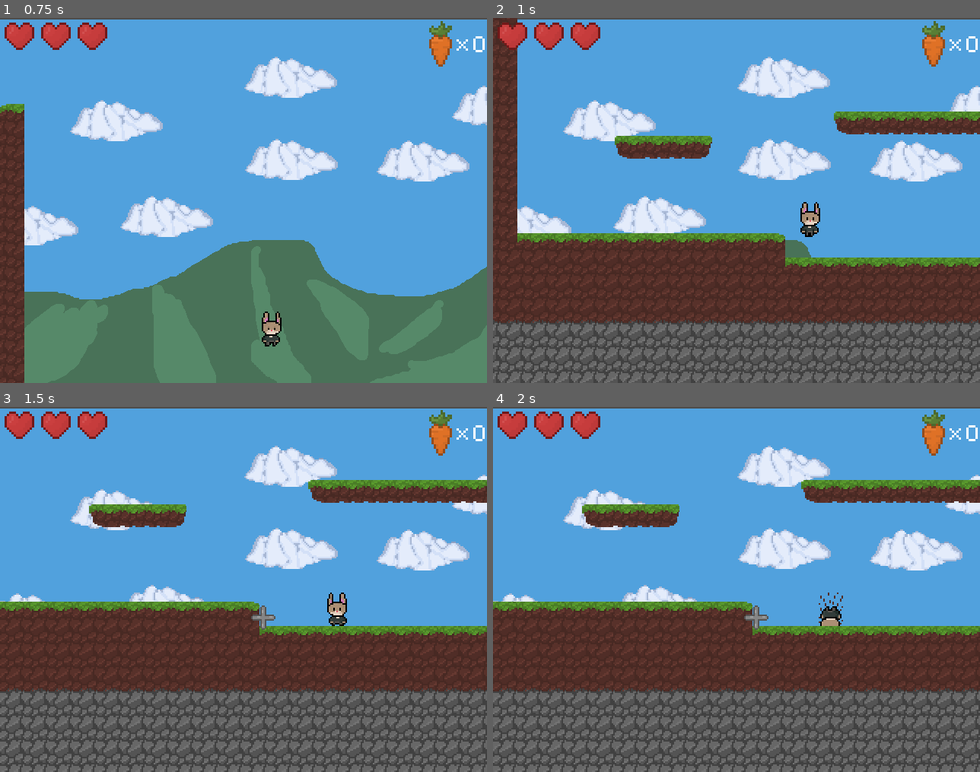
Above: before the commit, frames 1-4 (two rows, left to right).
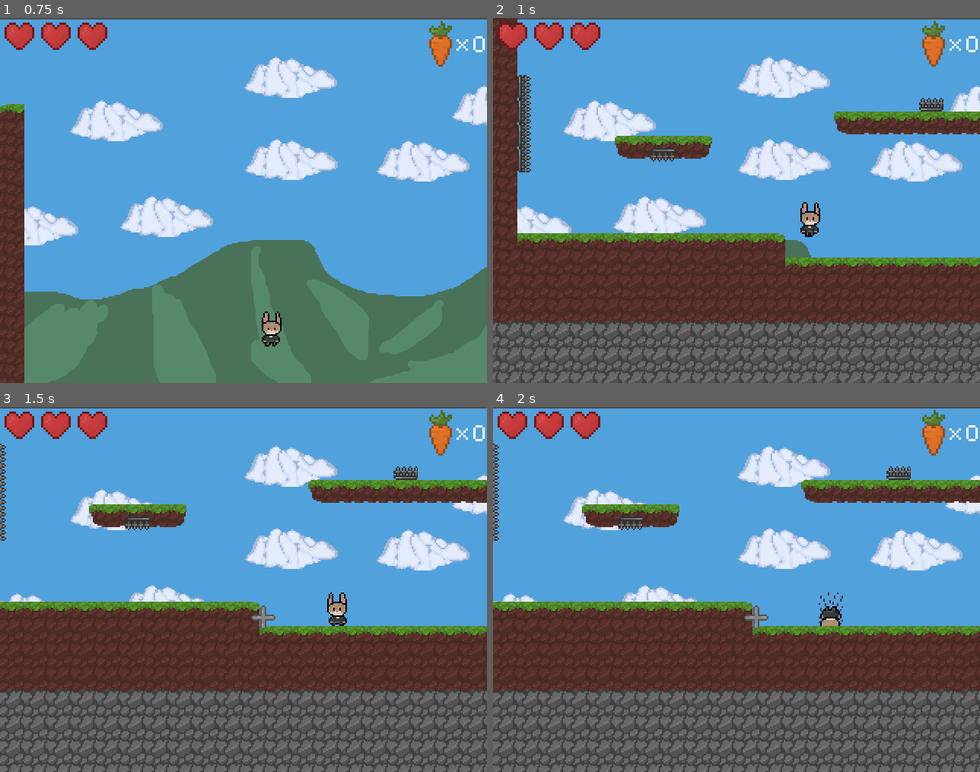
Above: after the commit, the same moments.

Repository: PonderSlime/Warrenguard
Game: Godot game, scene res://Scenes/Test/test_scene_1.tscn
Same seed, same stepped clock (60 frames per second), same inputs: the game is played once before the commit and once after it. The project has no main scene, so this scene is started directly.
Inputs (mouse positions are in pixels of both pictures, inside the frame that each line leads up to):
- Up to frame 1 (0.75 s): tap Enter (ui_accept) at 0.5 s; move the mouse to (350, 182) at 0.52 s; hold D (move_right) from 0.53 s (still down); tap Space (jump) at 0.6 s; click (350, 182) at 0.67 s
- Up to frame 2 (1 s): keep holding D (move_right); tap Space (jump) at 0.77 s
- Up to frame 3 (1.5 s): tap Space (jump) at 1.07 s; move the mouse to (146, 607) at 1.27 s; release D (move_right) at 1.28 s; hold A (move_left) from 1.28 s (still down); tap S (burrow) at 1.35 s
- Up to frame 4 (2 s): keep holding A (move_left); tap Space (jump) at 1.52, 1.55, 1.82 s

Frame 1 is identical in both runs. In frame 2, 0.9% of the frame differs, in the area x 5-93%, y 15-43%; in frame 3, 0.5%; in frame 4, 0.5%.

Commit message:
Audio now pauses when others are playing

Diff:
--- a/Prepped Assets/Characters/audio_controller.gd
+++ b/Prepped Assets/Characters/audio_controller.gd
@@ -2,6 +2,7 @@
 
 @export var song : AudioStreamPlayer
 @export var sound_effects : AudioStreamPlayer
+@export var walk_sound : AudioStreamPlayer
 var overworld = preload("res://Audio/Music/overworld.wav")
 var jump = preload("res://Audio/Sound Effects/jump.wav")
 var hurt = preload("res://Audio/Sound Effects/hurt.wav")
@@ -15,11 +16,14 @@
 
 # Called every frame. 'delta' is the elapsed time since the previous frame.
 func _process(delta):
-	#if !song.is_playing():
-		#song.stream = overworld
-		#song.play()
+	if !song.is_playing():
+		song.stream_paused = false
+		song.stream = overworld
+		song.play()
 	if GlobalVariableLoader.prev_carrots != GlobalVariableLoader.carrots:
 		_point()
+	if sound_effects.is_playing():
+		_no_walk()
 
 func _jump():
 	sound_effects.stream = jump
@@ -34,8 +38,8 @@
 	sound_effects.play()
 	return
 func _walk():
-	if !sound_effects.is_playing():
-		sound_effects.stream = footstep
-		sound_effects.play()
+	if !walk_sound.is_playing() and !sound_effects.is_playing():
+		walk_sound.stream = footstep
+		walk_sound.play()
 func _no_walk():
-		sound_effects.stop()
+		walk_sound.stop()
--- a/Prepped Assets/Characters/player.gd
+++ b/Prepped Assets/Characters/player.gd
@@ -84,3 +84,5 @@
 
 func _on_exit_burrow_loc_area_exited():
 	exit_burrow_ready = false
+func spike():
+	velocity.y = jump_speed
--- a/Prepped Assets/Characters/player.tscn
+++ b/Prepped Assets/Characters/player.tscn
@@ -226,7 +226,7 @@
 transition = 0
 ease = 2
 
-[node name="Node" type="Node2D"]
+[node name="Player" type="Node2D"]
 
 [node name="Player" type="CharacterBody2D" parent="." node_paths=PackedStringArray("exit_burrow_loc")]
 z_index = 2
@@ -260,17 +260,6 @@
 visible = false
 
 [node name="HUD" parent="." instance=ExtResource("4_8mjqa")]
-
-[node name="Song" type="AudioStreamPlayer" parent="."]
-volume_db = -10.0
-
-[node name="SoundEffects" type="AudioStreamPlayer" parent="."]
-volume_db = -6.0
-
-[node name="AudioController" type="Node" parent="." node_paths=PackedStringArray("song", "sound_effects")]
-script = ExtResource("6_k4rhr")
-song = NodePath("../Song")
-sound_effects = NodePath("../SoundEffects")
 
 [node name="PhantomCamera2D" type="Node2D" parent="." node_paths=PackedStringArray("follow_target")]
 script = ExtResource("6_qhux0")
@@ -290,9 +279,26 @@
 [node name="PhantomCameraHost" type="Node" parent="Camera2D"]
 script = ExtResource("8_5hogo")
 
-[connection signal="footstep" from="Player" to="AudioController" method="_walk"]
-[connection signal="hurt" from="Player" to="AudioController" method="_hurt"]
-[connection signal="jump" from="Player" to="AudioController" method="_jump"]
-[connection signal="no_walk" from="Player" to="AudioController" method="_no_walk"]
+[node name="Sound" type="Node" parent="."]
+
+[node name="Song" type="AudioStreamPlayer" parent="Sound"]
+volume_db = -10.0
+
+[node name="SoundEffects" type="AudioStreamPlayer" parent="Sound"]
+volume_db = -6.0
+
+[node name="WalkSound" type="AudioStreamPlayer" parent="Sound"]
+volume_db = -6.0
+
+[node name="AudioController" type="Node" parent="Sound" node_paths=PackedStringArray("song", "sound_effects", "walk_sound")]
+script = ExtResource("6_k4rhr")
+song = NodePath("../Song")
+sound_effects = NodePath("../SoundEffects")
+walk_sound = NodePath("../WalkSound")
+
+[connection signal="footstep" from="Player" to="Sound/AudioController" method="_walk"]
+[connection signal="hurt" from="Player" to="Sound/AudioController" method="_hurt"]
+[connection signal="jump" from="Player" to="Sound/AudioController" method="_jump"]
+[connection signal="no_walk" from="Player" to="Sound/AudioController" method="_no_walk"]
 [connection signal="area_entered" from="ExitBurrowLoc" to="Player" method="_on_exit_burrow_loc_area_entered"]
 [connection signal="area_exited" from="ExitBurrowLoc" to="Player" method="_on_exit_burrow_loc_area_exited"]
--- /dev/null
+++ b/Prepped Assets/Environment/spikes.gd
@@ -0,0 +1,18 @@
+extends StaticBody2D
+
+
+# Called when the node enters the scene tree for the first time.
+func _ready():
+	pass # Replace with function body.
+
+
+# Called every frame. 'delta' is the elapsed time since the previous frame.
+
+func _physics_process(_delta):
+	pass
+
+
+func _on_area_2d_body_entered(body):
+	if body.name == "Player":
+		GlobalVariableLoader.player_health -= 10
+		body.spike()
--- /dev/null
+++ b/Prepped Assets/Environment/spikes.tscn
@@ -0,0 +1,34 @@
+[gd_scene load_steps=5 format=3 uid="uid://opewwobgojc1"]
+
+[ext_resource type="Script" path="res://Prepped Assets/Environment/spikes.gd" id="1_12u7n"]
+[ext_resource type="Texture2D" uid="uid://ot4kmsk7b43l" path="res://Sprites/Environment/Spikes.png" id="2_vo8yn"]
+
+[sub_resource type="RectangleShape2D" id="RectangleShape2D_73dq4"]
+size = Vector2(14, 8)
+
+[sub_resource type="RectangleShape2D" id="RectangleShape2D_pwwyj"]
+size = Vector2(16, 12)
+
+[node name="Spikes" type="StaticBody2D"]
+z_index = 1
+script = ExtResource("1_12u7n")
+
+[node name="Sprite2D" type="Sprite2D" parent="."]
+texture_filter = 1
+position = Vector2(0, -8)
+texture = ExtResource("2_vo8yn")
+
+[node name="CollisionShape2D2" type="CollisionShape2D" parent="."]
+position = Vector2(0, -4)
+shape = SubResource("RectangleShape2D_73dq4")
+one_way_collision = true
+
+[node name="Area2D" type="Area2D" parent="."]
+collision_layer = 16
+collision_mask = 2
+
+[node name="CollisionShape2D" type="CollisionShape2D" parent="Area2D"]
+position = Vector2(0, -6)
+shape = SubResource("RectangleShape2D_pwwyj")
+
+[connection signal="body_entered" from="Area2D" to="." method="_on_area_2d_body_entered"]
--- a/Prepped Assets/Items/carrot.gd
+++ b/Prepped Assets/Items/carrot.gd
@@ -13,6 +13,7 @@
 
 func _on_area_2d_body_entered(body):
 	GlobalVariableLoader.carrots += 1
+	GlobalVariableLoader.player_health += 1
 	print(GlobalVariableLoader.carrots)
 	await get_tree().create_timer(0.01).timeout
 	GlobalVariableLoader.prev_carrots = GlobalVariableLoader.carrots
--- a/Scenes/Test/test_scene_1.tscn
+++ b/Scenes/Test/test_scene_1.tscn
@@ -1,8 +1,10 @@
-[gd_scene load_steps=11 format=3 uid="uid://dg88qd2iyrbgb"]
+[gd_scene load_steps=14 format=3 uid="uid://dg88qd2iyrbgb"]
 
 [ext_resource type="PackedScene" uid="uid://q01o7rogtouc" path="res://Prepped Assets/Characters/player.tscn" id="1_60xql"]
 [ext_resource type="Script" path="res://Scenes/Test/test_scene_1.gd" id="1_lcnp5"]
 [ext_resource type="Texture2D" uid="uid://bmqmu2cagdk1t" path="res://Sprites/Environment/Tilemap.png" id="1_usa6h"]
+[ext_resource type="PackedScene" uid="uid://opewwobgojc1" path="res://Prepped Assets/Environment/spikes.tscn" id="3_v0wrf"]
+[ext_resource type="Texture2D" uid="uid://bd0d5n1fgqxv1" path="res://Sprites/Environment/SpikesTilemap.png" id="4_xcrxe"]
 [ext_resource type="Texture2D" uid="uid://l00yjfnvepmv" path="res://Sprites/Environment/Cloud1.png" id="6_55r36"]
 [ext_resource type="Texture2D" uid="uid://p6pjna6l7nwx" path="res://Sprites/Environment/Background.png" id="7_mnen0"]
 [ext_resource type="PackedScene" uid="uid://ch3j6t0gedhm3" path="res://Prepped Assets/Items/carrot.tscn" id="9_100jg"]
@@ -191,6 +193,22 @@
 4:2/0/terrains_peering_bit/top_side = 2
 4:2/0/terrains_peering_bit/top_right_corner = 2
 
+[sub_resource type="TileSetAtlasSource" id="TileSetAtlasSource_jfa1w"]
+resource_name = "spikes"
+texture = ExtResource("4_xcrxe")
+0:0/0 = 0
+0:0/0/physics_layer_0/linear_velocity = Vector2(0, 0)
+0:0/0/physics_layer_0/angular_velocity = 0.0
+1:0/0 = 0
+1:0/0/physics_layer_0/linear_velocity = Vector2(0, 0)
+1:0/0/physics_layer_0/angular_velocity = 0.0
+2:0/0 = 0
+2:0/0/physics_layer_0/linear_velocity = Vector2(0, 0)
+2:0/0/physics_layer_0/angular_velocity = 0.0
+0:1/0 = 0
+0:1/0/physics_layer_0/linear_velocity = Vector2(0, 0)
+0:1/0/physics_layer_0/angular_velocity = 0.0
+
 [sub_resource type="TileSet" id="TileSet_l1ik8"]
 occlusion_layer_0/light_mask = 1
 physics_layer_0/collision_layer = 1
@@ -204,6 +222,7 @@
 terrain_set_0/terrain_2/name = "Grass Floor"
 terrain_set_0/terrain_2/color = Color(0.46875, 0.5, 0.25, 1)
 sources/0 = SubResource("TileSetAtlasSource_7f4tw")
+sources/1 = SubResource("TileSetAtlasSource_jfa1w")
 
 [sub_resource type="Environment" id="Environment_wkaj8"]
 background_mode = 1
@@ -214,6 +233,29 @@
 script = ExtResource("1_lcnp5")
 
 [node name="Player" parent="." instance=ExtResource("1_60xql")]
+
+[node name="Spikes" parent="." instance=ExtResource("3_v0wrf")]
+position = Vector2(128, 336)
+
+[node name="Spikes2" parent="." instance=ExtResource("3_v0wrf")]
+position = Vector2(-144, 336)
+rotation = 1.5708
+
+[node name="Spikes3" parent="." instance=ExtResource("3_v0wrf")]
+position = Vector2(-144, 320)
+rotation = 1.5708
+
+[node name="Spikes4" parent="." instance=ExtResource("3_v0wrf")]
+position = Vector2(-144, 352)
+rotation = 1.5708
+
+[node name="Spikes5" parent="." instance=ExtResource("3_v0wrf")]
+position = Vector2(-144, 368)
+rotation = 1.5708
+
+[node name="Spikes6" parent="." instance=ExtResource("3_v0wrf")]
+position = Vector2(-48, 360)
+rotation = 3.14159
 
 [node name="TileMap" type="TileMap" parent="."]
 tile_set = SubResource("TileSet_l1ik8")
--- a/project.godot
+++ b/project.godot
@@ -68,4 +68,5 @@
 2d_physics/layer_2="Player"
 2d_physics/layer_3="Cursor"
 2d_physics/layer_4="Items"
+2d_physics/layer_5="DamageObjects"
 2d_physics/stretch/mode="viewport"
Not shown, changed: Audio/Sound Effects/hurt.wav.import
Not shown, changed: Audio/Sound Effects/jump.wav.import
Not shown, changed: Audio/Sound Effects/point.wav.import
Binary file added: Sprites/Environment/Spikes.ase
Binary file added: Sprites/Environment/Spikes.png
Not shown, added: Sprites/Environment/Spikes.png.import
Binary file added: Sprites/Environment/SpikesTilemap.png
Not shown, added: Sprites/Environment/SpikesTilemap.png.import
Not shown, added: Sprites/Environment/Spikes.xcf
